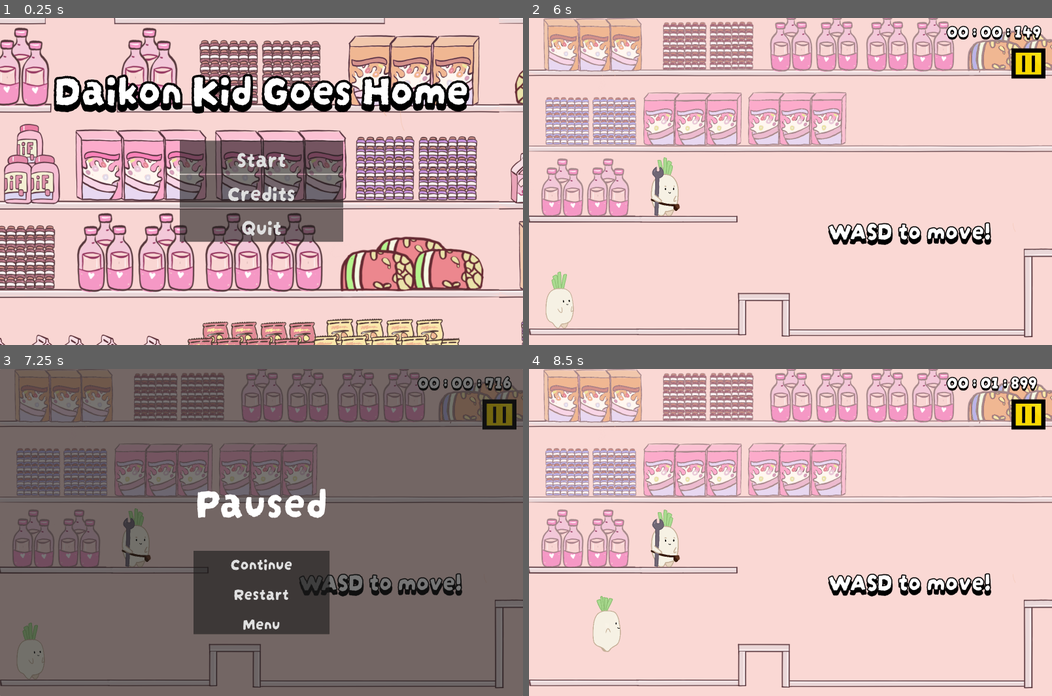
Above: before the commit, frames 1-4 (two rows, left to right).
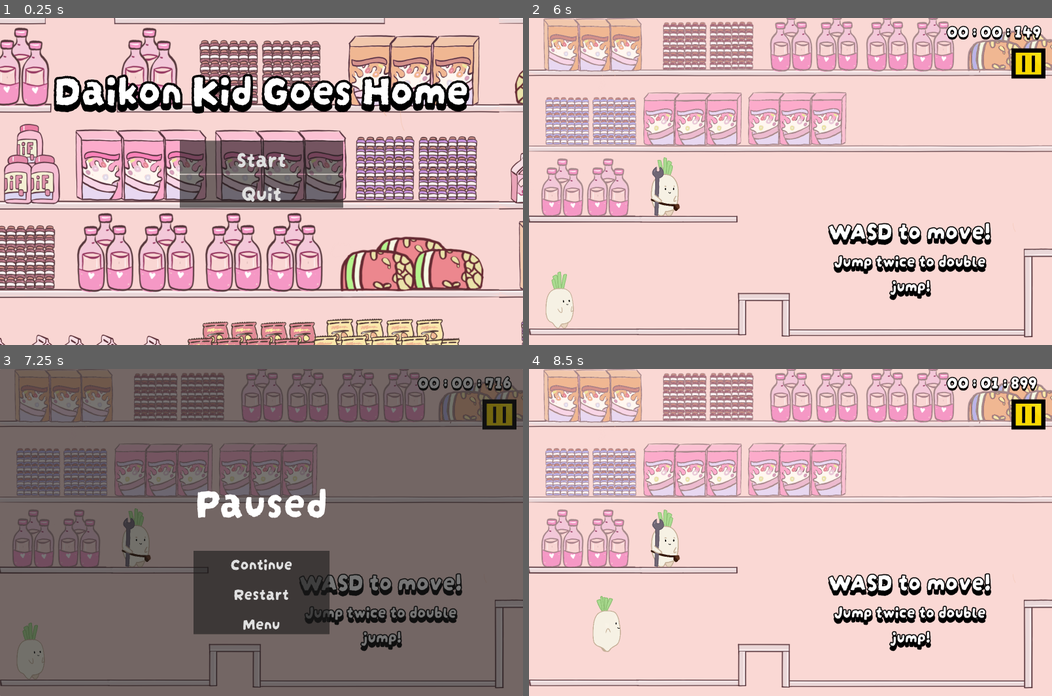
Above: after the commit, the same moments.

Repository: Boyquotes/daikon
Game: Godot game, scene res://main.tscn
The game is run twice, just before and just after one commit, with the same random seed, the same clock (stepped at 60 frames per second) and the same inputs. Sound files missing from this copy of the repository are replaced by a short silence.
Inputs (mouse positions are in pixels of both pictures, inside the frame that each line leads up to):
- Up to frame 1 (0.25 s): no input
- Up to frame 2 (6 s): click "Start" at 0.5 s; click "Next" at 1.25 s; click "Next" at 2 s; click "Next" at 2.75 s; click "Next" at 3.5 s; click "Next" at 4.25 s; click "Next" at 5 s; click "Next" at 5.75 s
- Up to frame 3 (7.25 s): click (496, 414) at 6.5 s
- Up to frame 4 (8.5 s): click "Restart" at 7.25 s; hold D (right) from 8.03 s (still down); hold W (jump) from 8.03 s (still down)

The runs differ from the first frame. In frame 1, 3.5% of the frame differs, in the area x 34-66%, y 51-69%; in frame 2, 1.5%; in frame 3, 1.0%; in frame 4, 1.5%.

Commit message:
Small fixes

Diff:
--- a/levels/intro_pt_1.tscn
+++ b/levels/intro_pt_1.tscn
@@ -72,6 +72,22 @@
 theme_override_font_sizes/font_size = 90
 text = "WASD to move!"
 
+[node name="Label2" type="Label" parent="."]
+offset_left = 1091.0
+offset_top = 1114.0
+offset_right = 1692.0
+offset_bottom = 1248.0
+theme = ExtResource("5_0peld")
+theme_override_colors/font_shadow_color = Color(0, 0, 0, 1)
+theme_override_colors/font_outline_color = Color(0, 0, 0, 1)
+theme_override_constants/shadow_offset_y = 15
+theme_override_constants/outline_size = 15
+theme_override_constants/shadow_outline_size = 15
+theme_override_font_sizes/font_size = 60
+text = "Jump twice to double
+jump!"
+horizontal_alignment = 1
+
 [node name="Player" parent="." instance=ExtResource("2_0o7yb")]
 position = Vector2(100, 1308)
 
--- a/levels/level_5.tscn
+++ b/levels/level_5.tscn
@@ -7,9 +7,7 @@
 [ext_resource type="PackedScene" uid="uid://dvh5babd81l4j" path="res://global/sound.tscn" id="4_yycsc"]
 [ext_resource type="PackedScene" uid="uid://e3skuvhsdsfx" path="res://objects/glass_jar.tscn" id="5_738py"]
 [ext_resource type="Texture2D" uid="uid://uta3qouc0pqj" path="res://assets/bg/finalbg2.png" id="7_oiqnb"]
-[ext_resource type="FontFile" uid="uid://bwnkngnqnsxab" path="res://assets/fonts/DarumadropOne-Regular.ttf" id="8_d6yvf"]
-[ext_resource type="Texture2D" uid="uid://banqtej88s5jr" path="res://assets/mechanic/mechanic_1.png" id="9_gg2qv"]
-[ext_resource type="Texture2D" uid="uid://r5tt0l6klkos" path="res://assets/mechanic/mechanic_2.png" id="10_t11lo"]
+[ext_resource type="PackedScene" uid="uid://canlelm3tdg2l" path="res://objects/mechanic.tscn" id="8_wbhvf"]
 
 [sub_resource type="GDScript" id="GDScript_117ov"]
 script/source = "extends Node2D
@@ -116,20 +114,6 @@
 size = Vector2(659, 773)
 
 [sub_resource type="RectangleShape2D" id="RectangleShape2D_3gm03"]
-
-[sub_resource type="SpriteFrames" id="SpriteFrames_4lab3"]
-animations = [{
-"frames": [{
-"duration": 1.0,
-"texture": ExtResource("9_gg2qv")
-}, {
-"duration": 1.0,
-"texture": ExtResource("10_t11lo")
-}],
-"loop": true,
-"name": &"Idle",
-"speed": 5.0
-}]
 
 [node name="level_5" type="Node2D"]
 script = SubResource("GDScript_117ov")
@@ -352,35 +336,19 @@
 collision_layer = 2
 collision_mask = 3
 
-[node name="carrot_warning" type="Label" parent="."]
-offset_left = 171.0
-offset_top = 378.0
-offset_right = 845.0
-offset_bottom = 662.0
-theme_override_colors/font_shadow_color = Color(0, 0, 0, 1)
-theme_override_colors/font_outline_color = Color(0, 0, 0, 1)
-theme_override_constants/shadow_offset_y = 7
-theme_override_constants/outline_size = 15
-theme_override_constants/shadow_outline_size = 15
-theme_override_fonts/font = ExtResource("8_d6yvf")
-theme_override_font_sizes/font_size = 60
-text = "Use the jar to protect yourself from the pointy carrots!"
+[node name="mechanic" parent="." instance=ExtResource("8_wbhvf")]
+position = Vector2(263, 649)
+
+[node name="AnimatedSprite2D" parent="mechanic" index="0"]
+flip_h = true
+
+[node name="Text" parent="mechanic" index="4"]
+text = "Use the jar to
+protext yourself
+from the
+dangerous
+carrots!"
 horizontal_alignment = 1
-autowrap_mode = 2
-clip_text = true
-
-[node name="mechanic_level_5" type="StaticBody2D" parent="."]
-
-[node name="AnimatedSprite2D" type="AnimatedSprite2D" parent="mechanic_level_5"]
-position = Vector2(129, 646)
-scale = Vector2(0.123, 0.123)
-sprite_frames = SubResource("SpriteFrames_4lab3")
-animation = &"Idle"
-frame = 1
-frame_progress = 0.820364
-flip_h = true
-
-[node name="AnimationPlayer" type="AnimationPlayer" parent="mechanic_level_5"]
 
 [connection signal="body_entered" from="deadly_carrot_1/carrot_detection_1" to="." method="_on_carrot_detection_1_body_entered"]
 [connection signal="body_entered" from="deadly_carrot_2/carrot_detection_2" to="." method="_on_carrot_detection_2_body_entered"]
@@ -393,3 +361,4 @@
 [connection signal="body_entered" from="Area2D" to="." method="_on_area_2d_body_entered"]
 
 [editable path="Player"]
+[editable path="mechanic"]
--- a/main.tscn
+++ b/main.tscn
@@ -77,6 +77,7 @@
 text = "Start"
 
 [node name="Credits" type="Button" parent="Button List"]
+visible = false
 layout_mode = 2
 theme = ExtResource("2_04q6w")
 theme_override_font_sizes/font_size = 120
Not shown: 1 places in levels/level_5.tscn that only renumber resources
